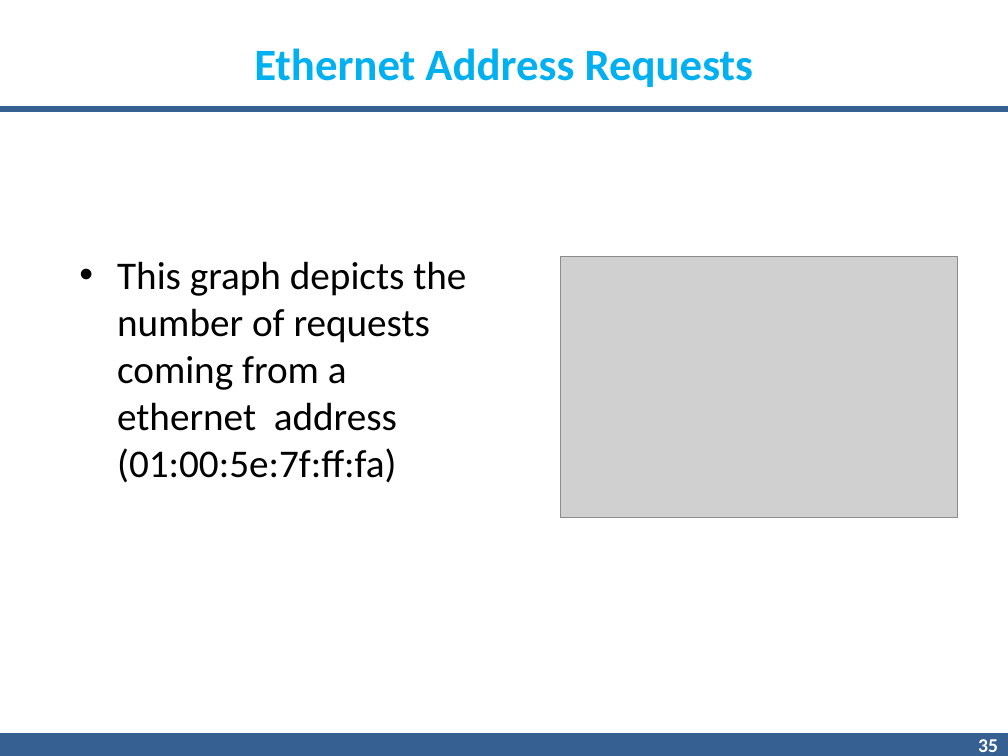
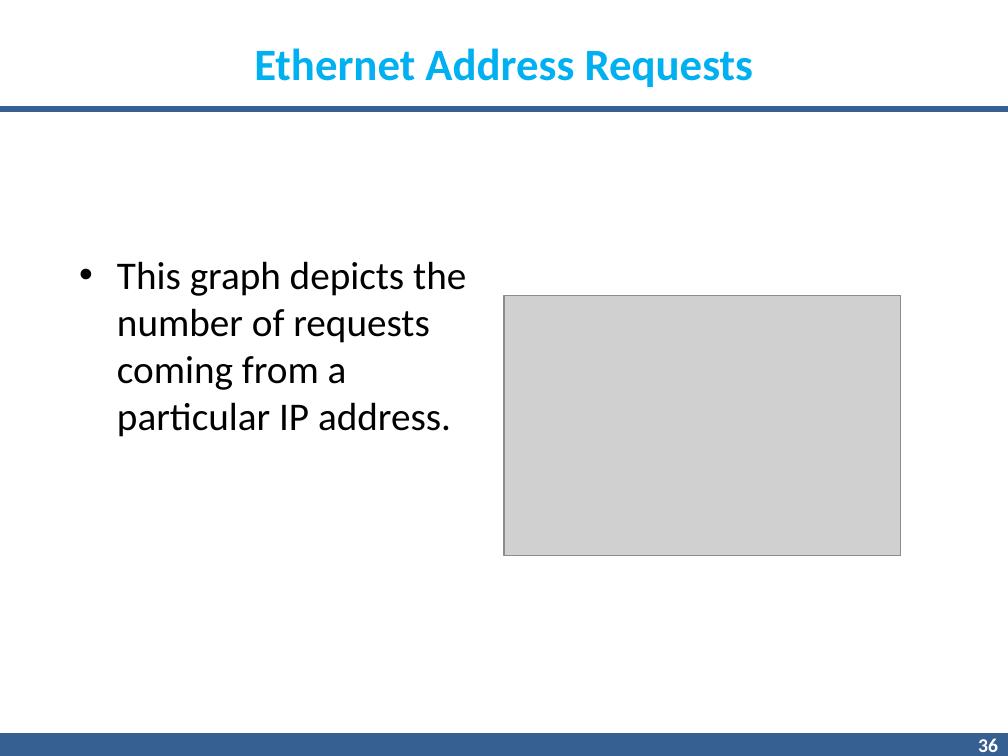
Before and after one commit to gnnain/Pcap_Reader, a slide deck: slide 36 of 7.pptx (slide 35 before the commit). Drawn at 1008x756 pixels with LibreOffice and Linux fonts; fonts in the diff are those of the drawing; grey boxes stand for pictures; background and template pictures are left out. Boxes give left, top, right and bottom in pixels: in the first picture for what was removed or moved away, otherwise in the second. Text is boxed around its words. In the diff, an @@ line names an element or a change of style, - is before the commit and + after.

```diff
--- a/7.pptx
+++ b/7.pptx
@@ text at bbox=[117, 261, 466, 437]: text changed @@
-• This graph depicts the number of requests coming from a ethernet address (01:00:5e:7f:ff:fa)
+• This graph depicts the number of requests coming from a particular IP address.
@@ picture: place and size @@
-picture at bbox=[560, 257, 958, 517]
+picture at bbox=[504, 295, 901, 555]
@@ page number at bbox=[978, 738, 998, 752]: text changed @@
-35
+36
```
Also in this commit, not shown: 12 other slides changed, 2 slides added, 2 slides removed, 2 other files.
